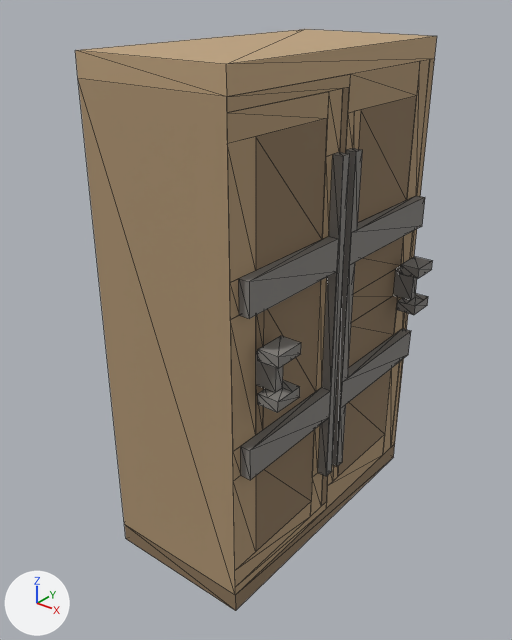
Renders of the glTF model assets/interiores/armario_01.glb from each side of a commit.
One viewpoint serves both versions: a camera (50 mm lens) standing at (2.58, -3.4, 3.54) and looking at (-0.02, -0.15, 1.52). The axes (+X, +Y, +Z) are drawn at lower left. The lights are the same throughout. The first picture is the older version. Mesh edges are drawn as thin lines. Vertices at exactly the same position are counted once.

The first picture shows 'armario'.
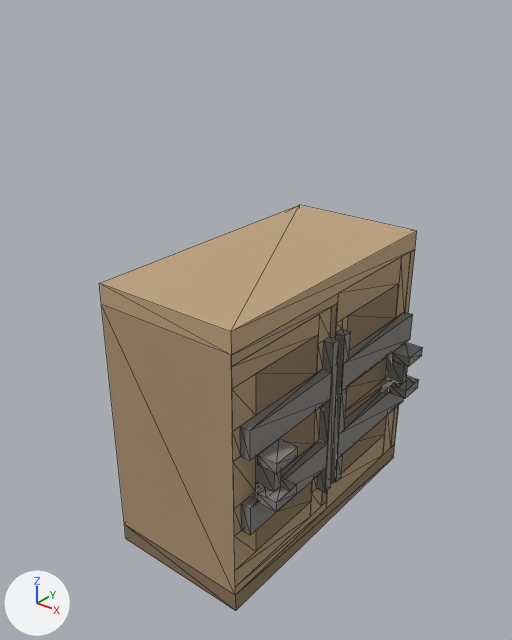
The change, as a list of edits to the scene's bpy script:
```text
Change me_armario:
    used by ob_armario; location = (0.0, 0.0, 0.0)
    remove me_armario.from_pydata(...)  # 186 vertices, 246 faces; spans x -0.5..0.7, y -1.0..1.0, z 0.0..3.2
    add me_armario.from_pydata(...)  # 186 vertices, 246 faces; spans x -0.5..0.7, y -1.0..1.0, z 0.0..1.93
    me_armario part 1: all 22 vertices in x -0.5..0.5, y -1.0..1.0, z 2.87..3.2 are moved by (0.0, 0.0, -1.27)
    me_armario part 2: all 9 vertices in x 0.5..0.57, y -0.2..0.07, z 2.67 are moved by (0.0, 0.0, -1.13)
    me_armario part 3: all 29 vertices in x 0.5..0.57, y -1.0..0.93, z 2.0..2.2 are moved by (0.0, 0.0, -0.87)
    me_armario part 4: all 66 vertices in x 0.5..0.7, y -0.87..0.87, z 1.47..1.8 are moved by (0.0, 0.0, -0.67)
    me_armario part 5: all 29 vertices in x 0.5..0.57, y -1.0..0.93, z 1.0..1.2 are moved by (0.0, 0.0, -0.4)
    me_armario part 6: all 9 vertices in x 0.5..0.57, y -0.2..0.07, z 0.53 are moved by (0.0, 0.0, -0.13)
```

Where the change shows, as pixel boxes (x1, y1, x2, y2) in the pictures (512 x 640 px; the box of a moved part takes in the faces that stretch with it):
'armario', reshaped (11% narrower, 30% shorter)
    before: (75, 29, 437, 611)
    after: (99, 205, 422, 611)
part 1 of me_armario, moved or reshaped
    before: (75, 29, 437, 593)
    after: (99, 205, 417, 593)
part 2 of me_armario, moved or reshaped
    before: (322, 89, 362, 239)
    after: (317, 308, 351, 372)
part 3 of me_armario, moved or reshaped
    before: (230, 196, 425, 352)
    after: (232, 312, 413, 461)
part 4 of me_armario, moved or reshaped
    before: (256, 256, 432, 413)
    after: (256, 343, 422, 512)
part 5 of me_armario, moved or reshaped
    before: (230, 231, 413, 570)
    after: (233, 379, 404, 570)
part 6 of me_armario, moved or reshaped
    before: (310, 150, 356, 516)
    after: (310, 333, 345, 516)
